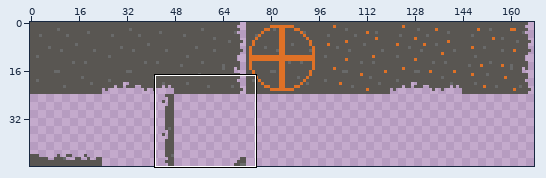
Edited in one commit: pixel-art file (graphics/hellscape.ase). Above, an overview of the earlier version with the close-up marked.
Close-up. As it was:
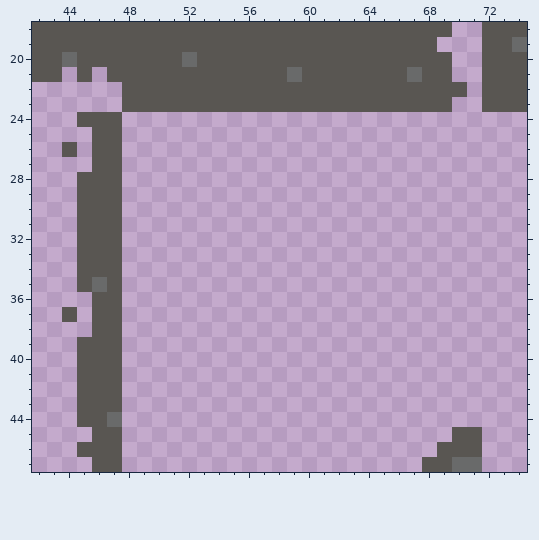
168x48 pixels, 1 frame. Shown: x 42..74, y 18..47.
Now the later version:
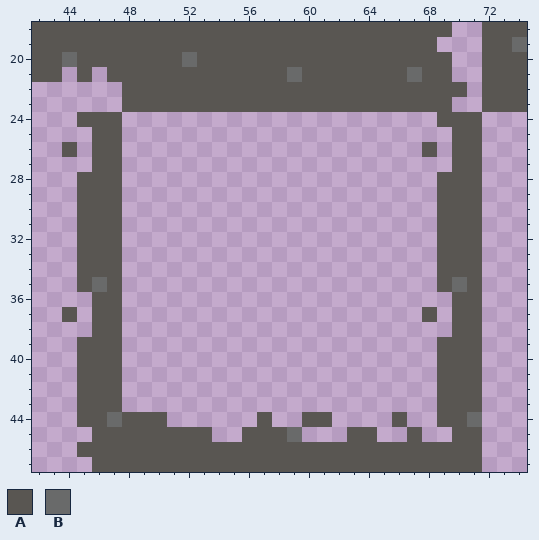
Palette (. is transparent): A #595652  B #696a6a
Author's note on the commit: Fixed hellscape border tile
What changed:
y 24: x 69..71 ... -> AAA
y 25: x 70..71 .. -> AA
y 26: x 68 . -> A; x 70..71 .. -> AA
y 27: x 70..71 .. -> AA
y 28..34: x 69..71 ... -> AAA
y 35: x 69..71 ... -> ABA
y 36: x 70..71 .. -> AA
y 37: x 68 . -> A; x 70..71 .. -> AA
y 38: x 70..71 .. -> AA
y 39..43: x 69..71 ... -> AAA
y 44: x 48..50 ... -> AAA; x 57 . -> A; x 60..61 .. -> AA; x 66 . -> A; x 69..71 ... -> AAB
y 45: x 48..53 ...... -> AAAAAA; x 56..59 .... -> AAAB; x 63..64 .. -> AA; x 67 . -> A
y 46: x 48..68 ..................... -> AAAAAAAAAAAAAAAAAAAAA
y 47: x 48..67 .................... -> AAAAAAAAAAAAAAAAAAAA; x 70..71 BB -> AA
Changed places in both close-ups, as pixel boxes (x1, y1, x2, y2):
changed: (122, 112, 482, 472)
